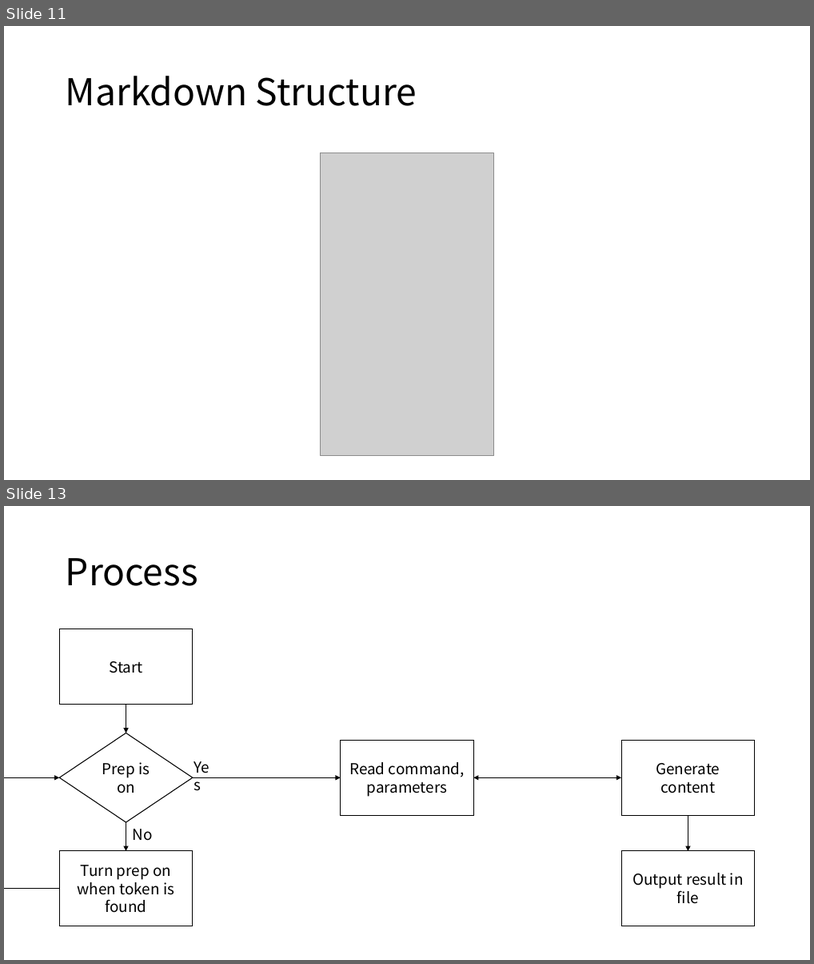
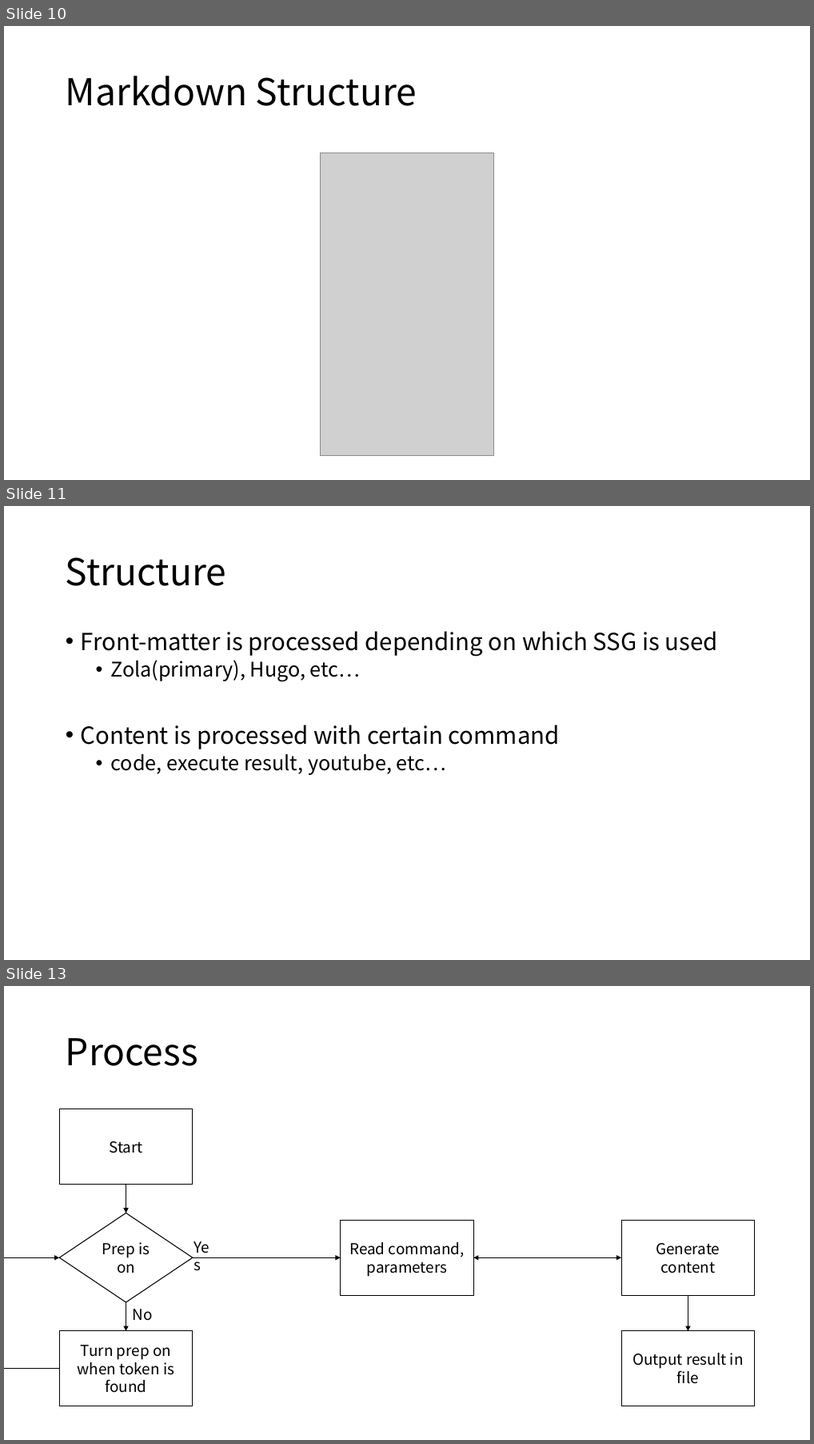
Before and after one commit to hatchling13/rmdprep, a slide deck: layout.pptx. Shown one above the other, each under a label of ours: slides 11 and 13 before the commit, slides 10, 11 and 13 after it; the slides between them are not shown. The pictures are 814x964 and 814x1444 pixels, drawn with LibreOffice and Linux fonts; fonts in the diff are those of the drawing; grey boxes stand for pictures. Boxes give left, top, right and bottom in pixels: in the first picture for what was removed or moved away, otherwise in the second. Text is boxed around its words. In the diff, an @@ line names an element or a change of style, - is before the commit and + after.

Commit message:
data modelling, started working with content trait

```diff
--- a/layout.pptx
+++ b/layout.pptx
@@ slide 11 added at <box>4,506,810,960</box>, background #FFFFFF @@
@@ title added at <box>66,557,226,586</box>, 44 pt, text #000000 @@
+Structure
@@ text added at <box>81,631,718,775</box>, 28 pt, text #000000 @@
+• Front-matter is processed depending on which SSG is used
+  • Zola(primary), Hugo, etc…
+• Content is processed with certain command
+  • code, execute result, youtube, etc…
@@ what was slide 11 is now slide 10 @@
```
Also in this commit, not shown: 1 slide changed, 1 other slide added, 2 slides removed, 3 other files.
